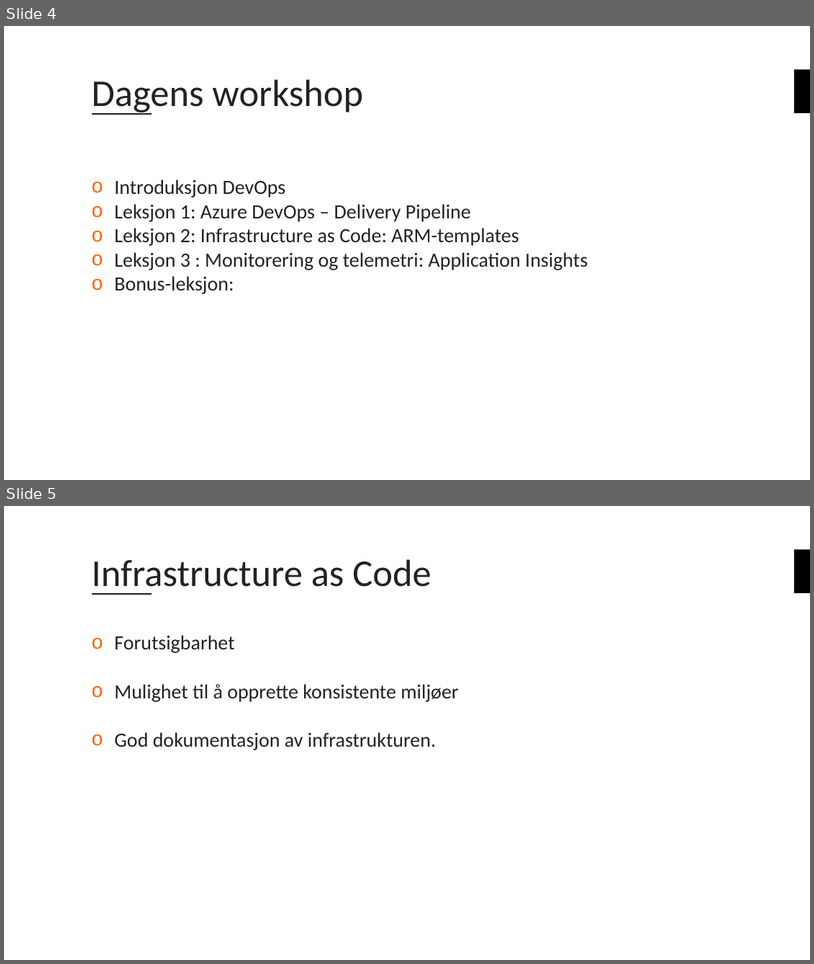
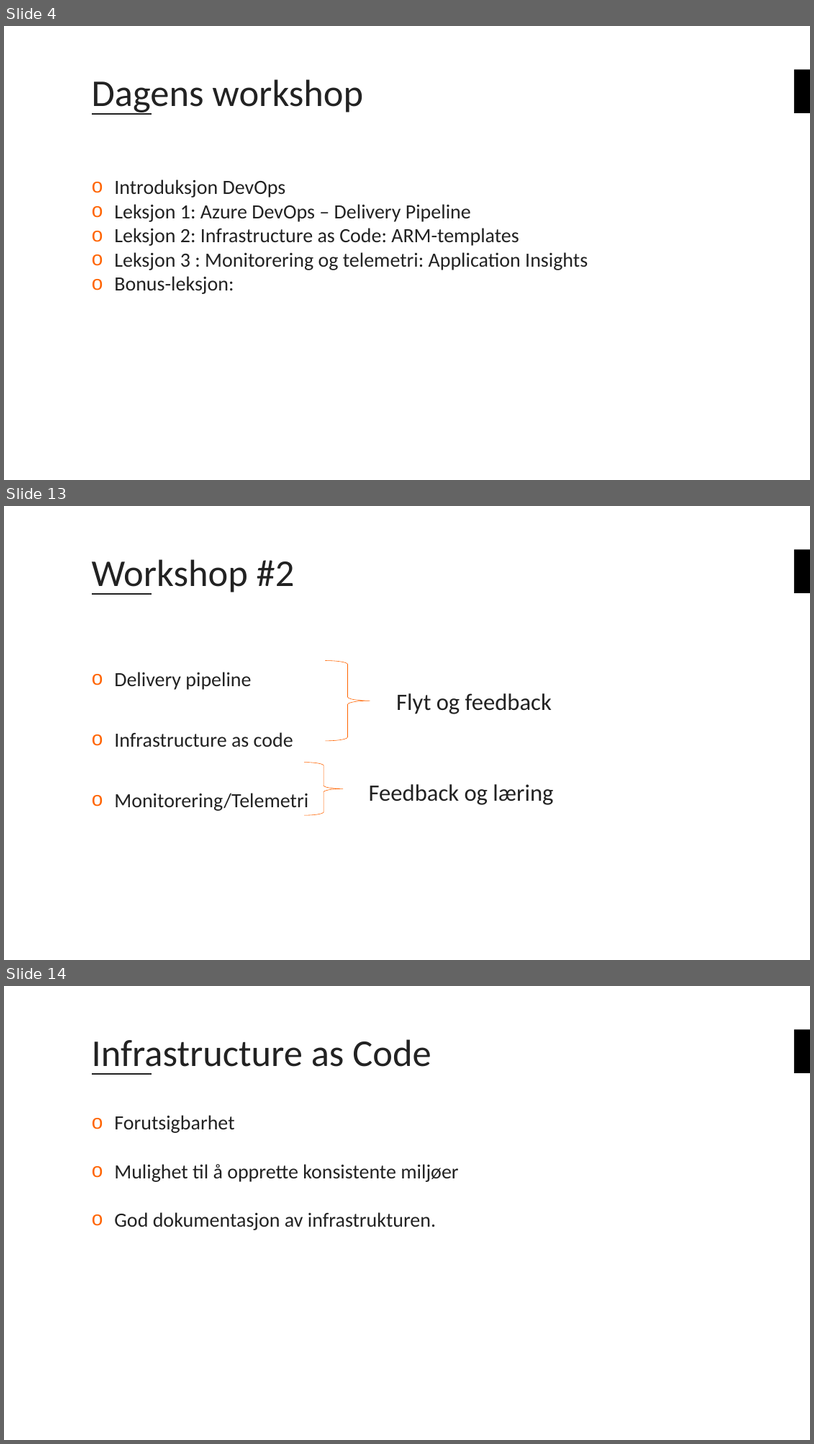
Before and after one commit to bouvet/azure-workshops, a slide deck: Workshop_2/Presentasjon/Azureskolen-Workshop#2.pptx. Shown one above the other, each under a label of ours: slides 4 and 5 before the commit, slides 4, 13 and 14 after it; the slides between them are not shown. The pictures are 814x964 and 814x1444 pixels, drawn with LibreOffice and Linux fonts; fonts in the diff are those of the drawing; background and template pictures are left out. Boxes give left, top, right and bottom in pixels: in the first picture for what was removed or moved away, otherwise in the second. Text is boxed around its words. In the diff, an @@ line names an element or a change of style, - is before the commit and + after.

```diff
--- a/Workshop_2/Presentasjon/Azureskolen-Workshop#2.pptx
+++ b/Workshop_2/Presentasjon/Azureskolen-Workshop#2.pptx
@@ slide 13 added at [4,506,810,960], background #FFFFFF; not listed: 2 template elements that a slide beside it also shows @@
@@ title added at [92,559,295,595], 45 pt, text #222222 @@
+Workshop #2
@@ text added at [114,672,309,811], 24 pt, text #222222 @@
+o Delivery pipeline
+o Infrastructure as code
+o Monitorering/Telemetri
@@ right brace added at [326,660,370,741], outline #FF6400 0.5 pt @@
@@ text added at [396,693,552,714], 28 pt, text #222222 @@
+Flyt og feedback
@@ right brace added at [305,762,343,815], outline #FF6400 0.5 pt @@
@@ text added at [369,784,553,805], 28 pt, text #222222 @@
+Feedback og læring
@@ what was slide 5 is now slide 14 @@
```
Also in this commit, not shown: 8 other slides added.
